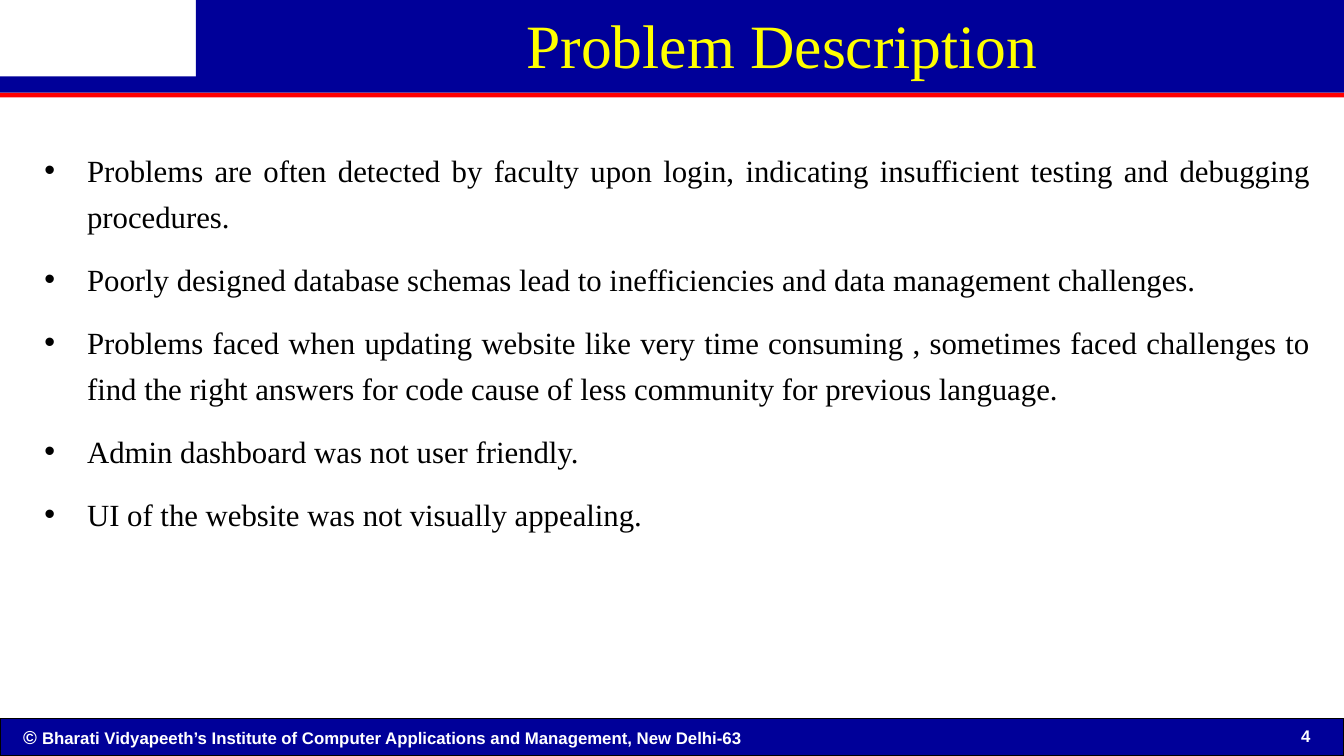
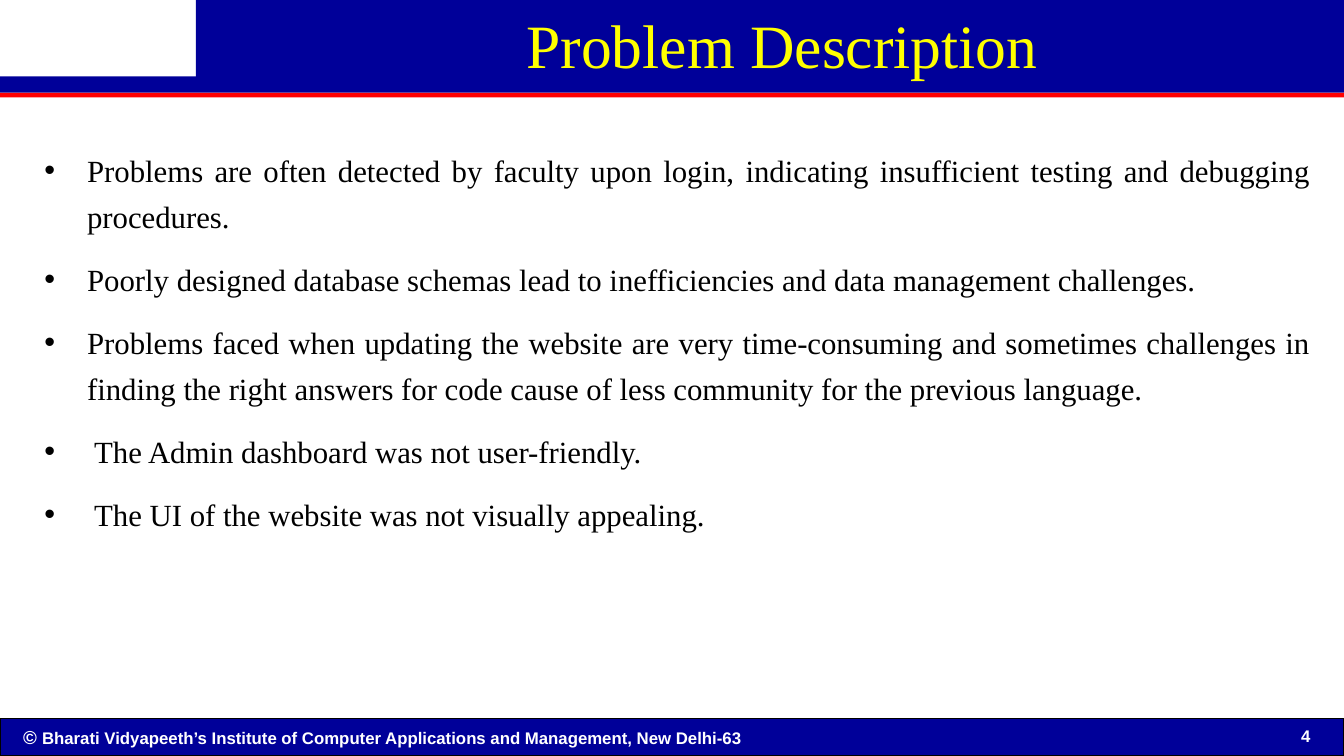
Before and after one commit to TMHORNET/indiacom-updates, a slide deck: slide 4 of indiacom.pptx. Drawn at 1344x756 pixels with LibreOffice and Linux fonts; fonts in the diff are those of the drawing; background and template pictures are left out. Boxes give left, top, right and bottom in pixels: in the first picture for what was removed or moved away, otherwise in the second. Text is boxed around its words. In the diff, an @@ line names an element or a change of style, - is before the commit and + after.

```diff
--- a/indiacom.pptx
+++ b/indiacom.pptx
@@ text at [87,332,1309,532]: text changed @@
-• Problems faced when updating website like very time consuming , sometimes faced challenges to find the right answers for code cause of less community for previous language.
-• Admin dashboard was not user friendly.
-• UI of the website was not visually appealing.
+• Problems faced when updating the website are very time-consuming and sometimes challenges in finding the right answers for code cause of less community for the previous language.
+• The Admin dashboard was not user-friendly.
+• The UI of the website was not visually appealing.
```
Also in this commit, not shown: 8 other slides changed, 1 slide added, 2 slides removed, 3 other files.
